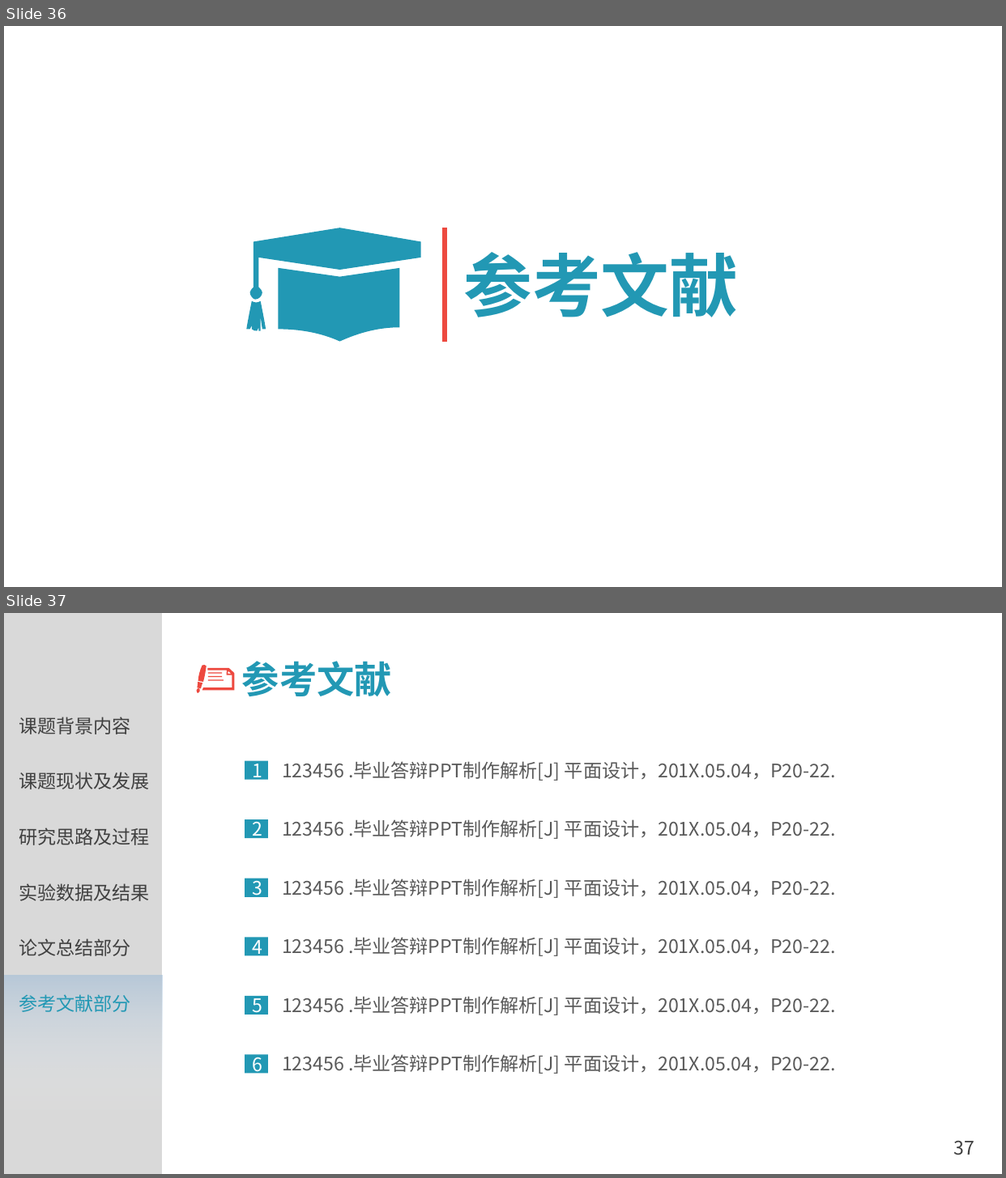
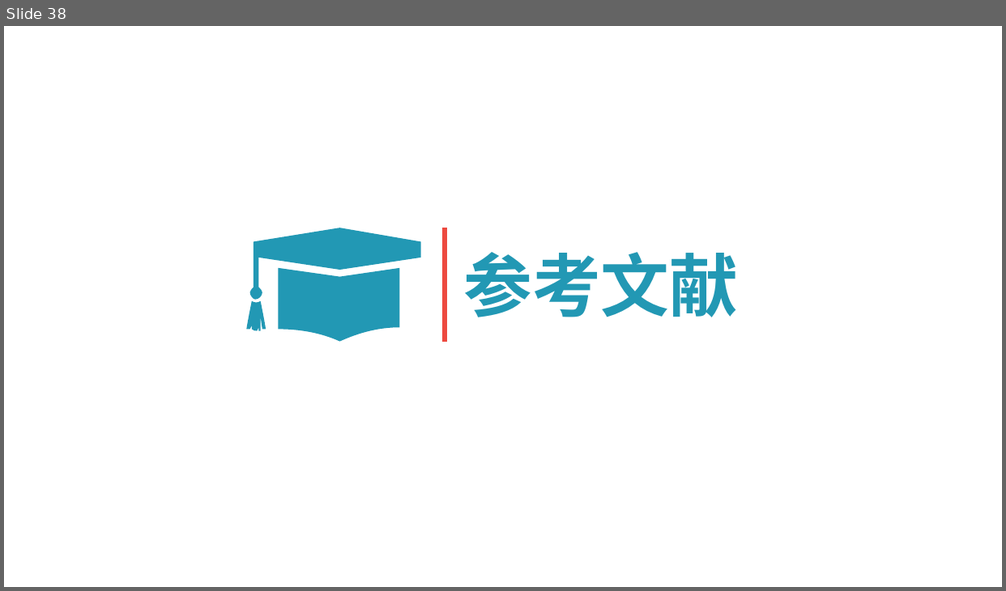
Before and after one commit to XBF2016/myWebsit, a slide deck: WebRoot/uploadfile/答辩PPT.pptx. Shown one above the other, each under a label of ours: slides 36 and 37 before the commit, slide 38 after it. The pictures are 1006x1178 and 1006x591 pixels, drawn with LibreOffice and Linux fonts; fonts in the diff are those of the drawing; background and template pictures are left out. Boxes give left, top, right and bottom in pixels: in the first picture for what was removed or moved away, otherwise in the second. Text is boxed around its words. In the diff, an @@ line names an element or a change of style, - is before the commit and + after.

```diff
--- a/WebRoot/uploadfile/答辩PPT.pptx
+++ b/WebRoot/uploadfile/答辩PPT.pptx
@@ slide 37 removed at [4, 613, 1002, 1174], background #FFFFFF @@
@@ rectangle removed at [4, 613, 162, 1174] @@
@@ text removed at [242, 661, 392, 696] @@
-参考文献
@@ freeform shape removed at [197, 665, 235, 693] @@
@@ text removed at [19, 717, 131, 735] @@
-课题背景内容
@@ text removed at [19, 772, 150, 790] @@
-课题现状及发展
@@ rectangle removed at [245, 761, 267, 780] @@
-1
@@ text removed at [282, 761, 836, 781] @@
-123456 .毕业答辩PPT制作解析[J] 平面设计，201X.05.04，P20-22.
@@ text removed at [19, 828, 150, 845] @@
-研究思路及过程
@@ rectangle removed at [245, 820, 267, 838] @@
-2
@@ text removed at [282, 820, 836, 839] @@
-123456 .毕业答辩PPT制作解析[J] 平面设计，201X.05.04，P20-22.
@@ rectangle removed at [245, 879, 267, 897] @@
-3
@@ text removed at [282, 879, 836, 898] @@
-123456 .毕业答辩PPT制作解析[J] 平面设计，201X.05.04，P20-22.
@@ text removed at [19, 884, 150, 901] @@
-实验数据及结果
@@ text removed at [19, 939, 131, 956] @@
-论文总结部分
@@ rectangle removed at [245, 937, 267, 956] @@
-4
@@ text removed at [282, 937, 836, 956] @@
-123456 .毕业答辩PPT制作解析[J] 平面设计，201X.05.04，P20-22.
@@ rectangle removed at [4, 976, 162, 1121] @@
@@ text removed at [19, 995, 131, 1012] @@
-参考文献部分
@@ rectangle removed at [245, 996, 267, 1015] @@
-5
@@ text removed at [282, 996, 836, 1016] @@
-123456 .毕业答辩PPT制作解析[J] 平面设计，201X.05.04，P20-22.
@@ rectangle removed at [245, 1054, 267, 1073] @@
-6
@@ text removed at [282, 1054, 836, 1074] @@
-123456 .毕业答辩PPT制作解析[J] 平面设计，201X.05.04，P20-22.
@@ page number removed at [954, 1141, 975, 1156] @@
-37
@@ what was slide 36 is now slide 38 @@
```
Also in this commit, not shown: 3 slides changed, 4 slides added, 2 other files.
